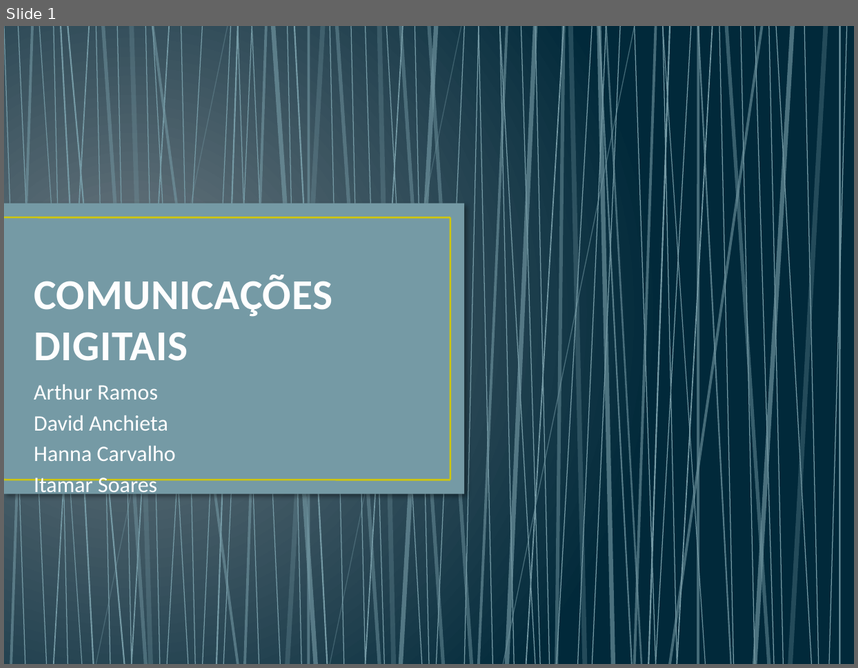
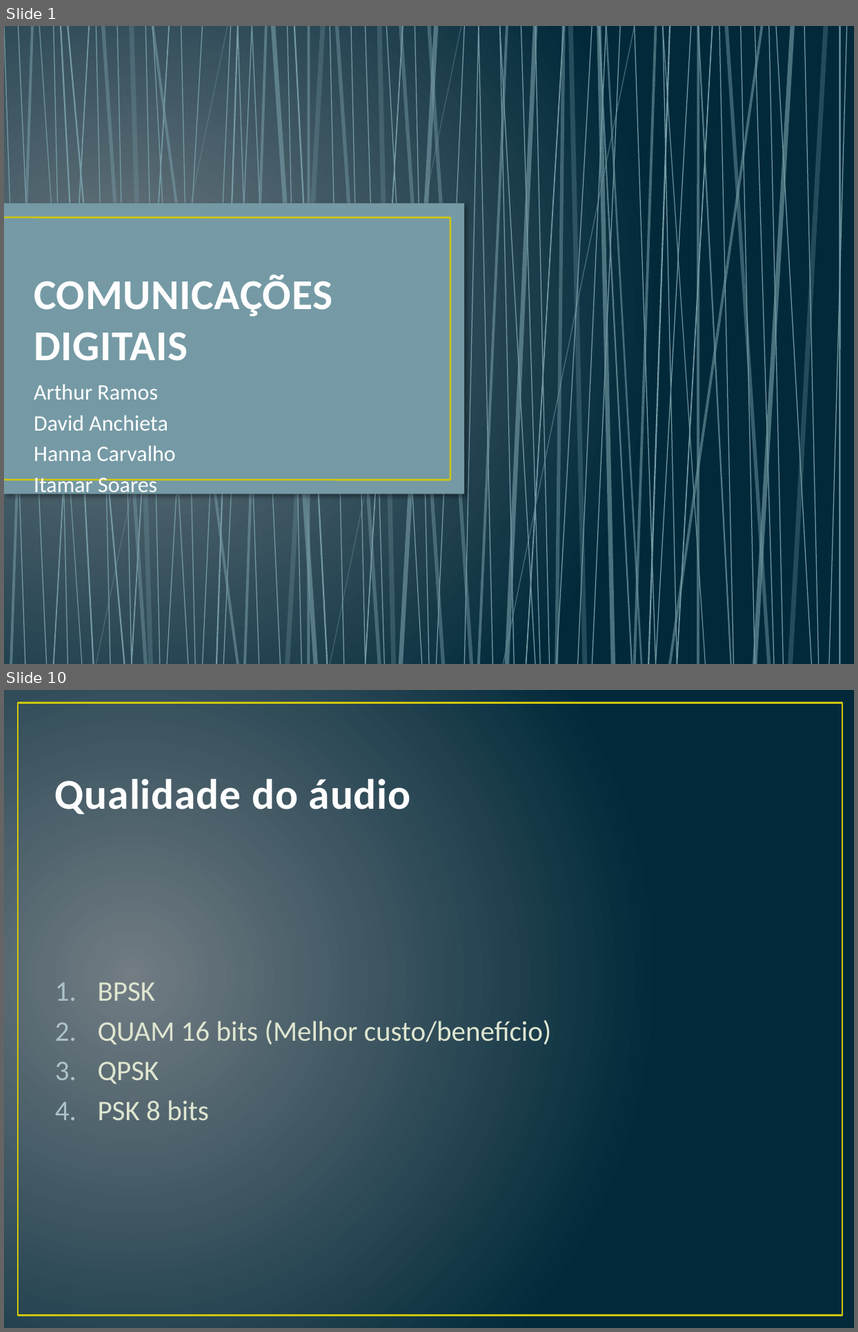
Before and after one commit to danchieta/comDigitais2016, a slide deck: COMUNICAÇÕES DIGITAIS.pptx. Shown one above the other, each under a label of ours: slide 1 before the commit, slides 1 and 10 after it; the slides between them are not shown. The pictures are 858x668 and 858x1332 pixels, drawn with LibreOffice and Linux fonts; fonts in the diff are those of the drawing. Boxes give left, top, right and bottom in pixels: in the first picture for what was removed or moved away, otherwise in the second. Text is boxed around its words. In the diff, an @@ line names an element or a change of style, - is before the commit and + after.

Commit message:
desisti de fazer a modulação para psk >=16 bits. adicionei mais infos ao slide

```diff
--- a/COMUNICAÇÕES DIGITAIS.pptx
+++ b/COMUNICAÇÕES DIGITAIS.pptx
@@ slide 10 added at bbox=[4, 690, 854, 1328], background gradient #717C84 to #01293A @@
@@ rectangle added at bbox=[18, 702, 842, 1315], outline #CFC60D 1.5 pt @@
@@ title added at bbox=[55, 779, 411, 814], 36 pt, text #FEFEFE, bold @@
+Qualidade do áudio
@@ text added at bbox=[98, 982, 552, 1120], 24 pt, text #DFE6D0 @@
+1. BPSK
+2. QUAM 16 bits (Melhor custo/benefício)
+3. QPSK
+4. PSK 8 bits
```
Also in this commit, not shown: 8 other slides added, 6 slides removed, 1 other file.
